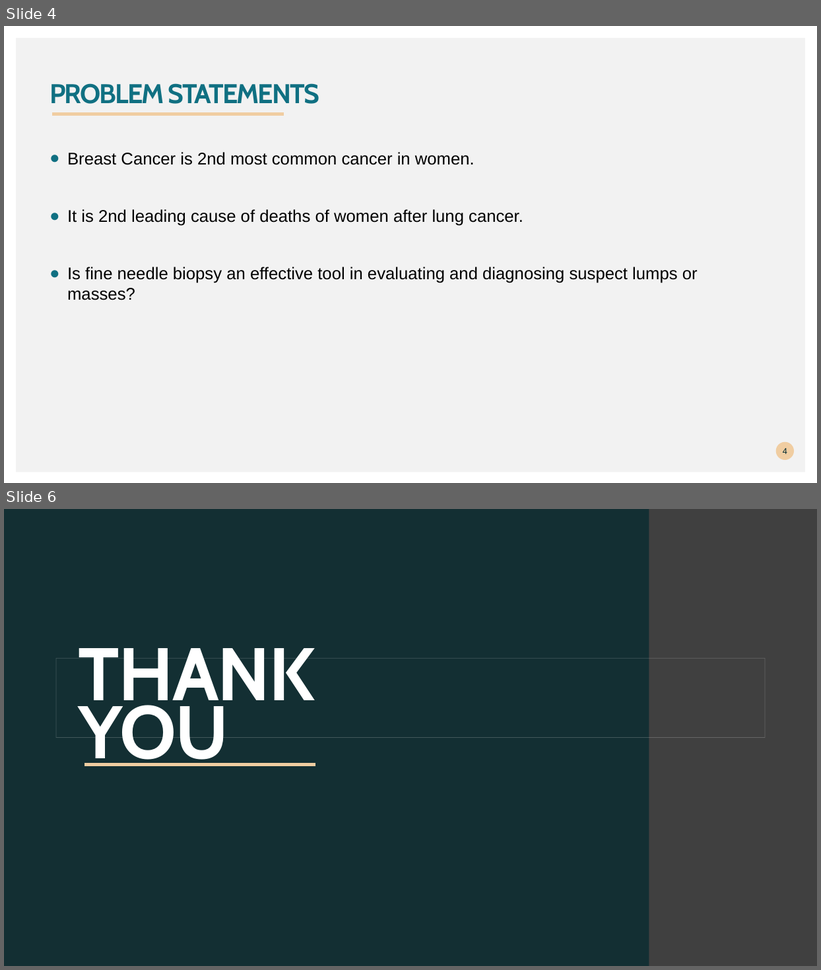
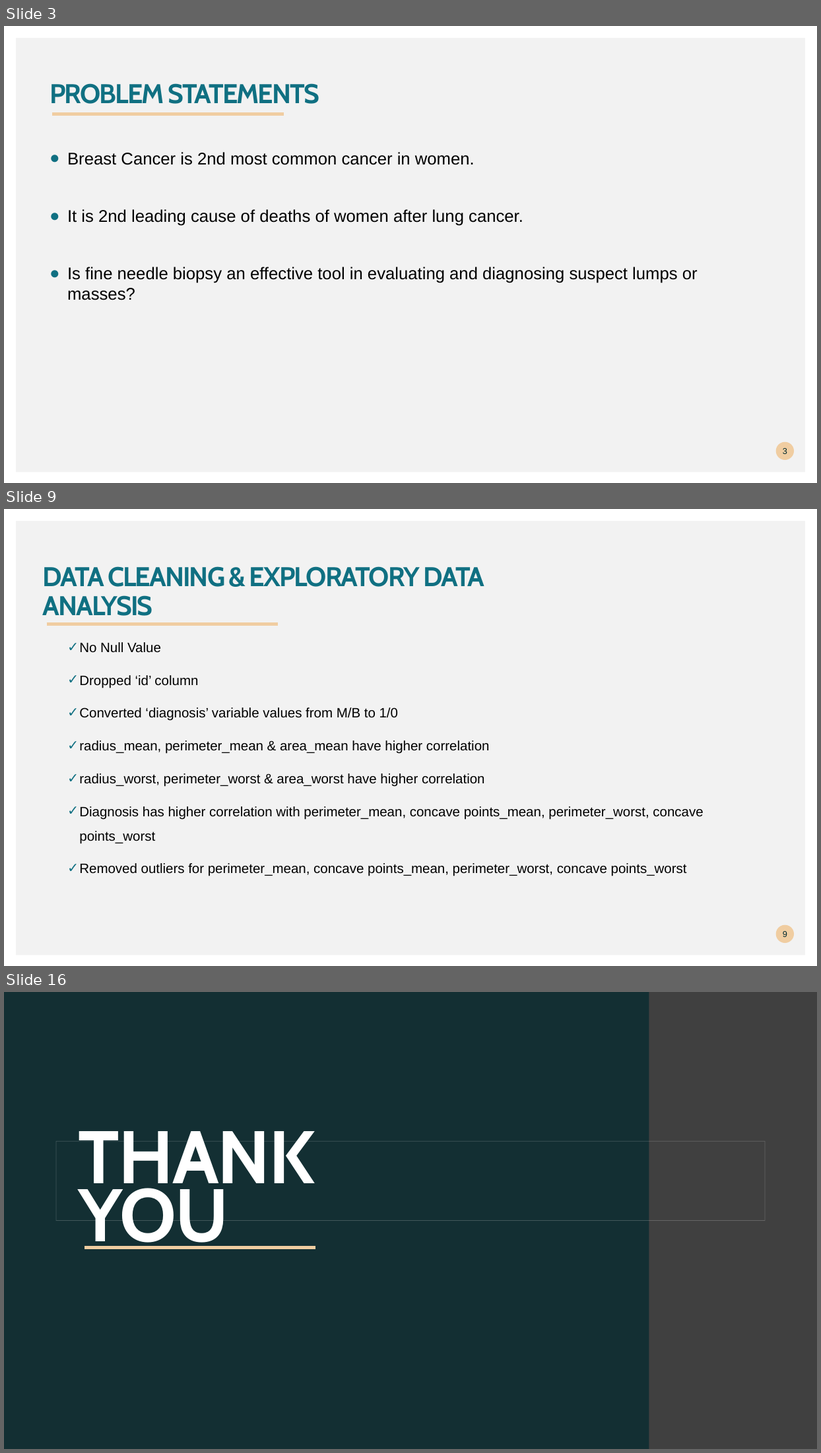
Before and after one commit to saurabhbiswas1985/Predictive-Analytics-Project, a slide deck: Breast cancer prediction.pptx. Shown one above the other, each under a label of ours: slides 4 and 6 before the commit, slides 3, 9 and 16 after it; the slides between them are not shown. The pictures are 821x970 and 821x1453 pixels, drawn with LibreOffice and Linux fonts; fonts in the diff are those of the drawing; background and template pictures are left out. Boxes give left, top, right and bottom in pixels: in the first picture for what was removed or moved away, otherwise in the second. Text is boxed around its words. In the diff, an @@ line names an element or a change of style, - is before the commit and + after.

```diff
--- a/Breast cancer prediction.pptx
+++ b/Breast cancer prediction.pptx
@@ slide 9 added at <box>4,509,817,966</box>, background #FFFFFF; not listed: 1 template element that a slide beside it also shows @@
@@ title added at <box>43,566,485,616</box>, 32 pt, text #107082, bold @@
+DATA CLEANING & EXPLORATORY DATA ANALYSIS
@@ freeform shape added at <box>47,621,279,625</box>, outline #F0CDA1 4.32 pt @@
@@ text added at <box>79,642,703,877</box>, 16 pt, text #000000 @@
+  ✓ No Null Value
+  ✓ Dropped ‘id’ column
+  ✓ Converted ‘diagnosis’ variable values from M/B to 1/0
+  ✓ radius_mean, perimeter_mean & area_mean have higher correlation
+  ✓ radius_worst, perimeter_worst & area_worst have higher correlation
+  ✓ Diagnosis has higher correlation with perimeter_mean, concave points_mean, perimeter_worst, concave points_worst
+  ✓ Removed outliers for perimeter_mean, concave points_mean, perimeter_worst, concave points_worst
@@ page number added at <box>776,925,795,944</box>, fill #F0CDA1, 10 pt, text #00292E @@
+9
@@ what was slide 4 is now slide 3 @@
@@ page number at <box>783,448,787,454</box>: text changed @@
-4
+3
@@ what was slide 6 is now slide 16 @@
```
Also in this commit, not shown: 2 slides changed, 10 other slides added, 1 slide removed, 1 other file.
